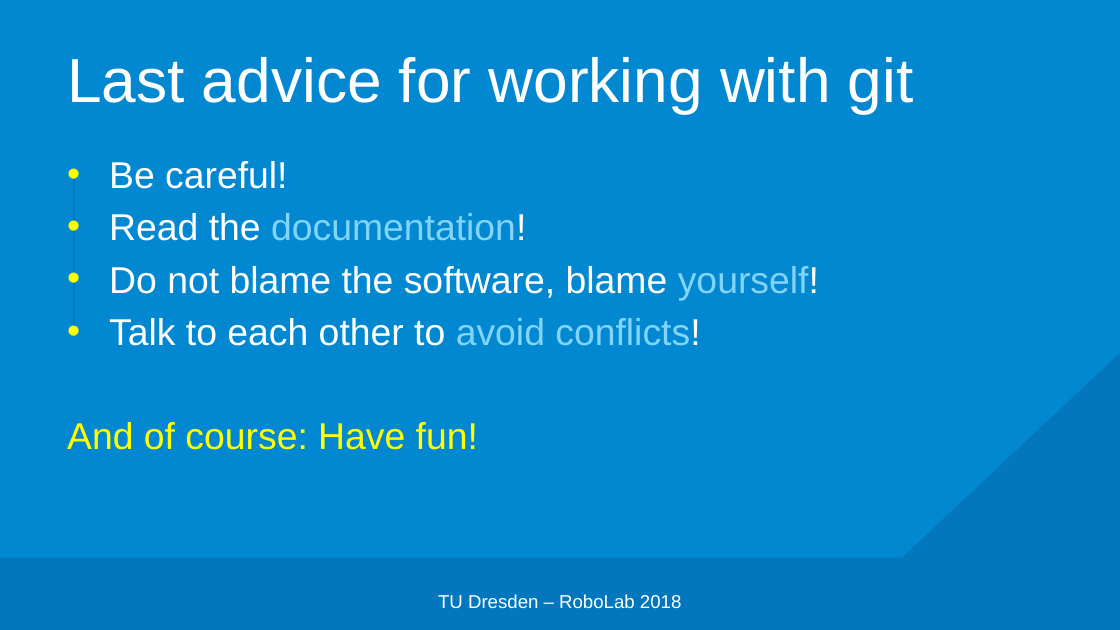
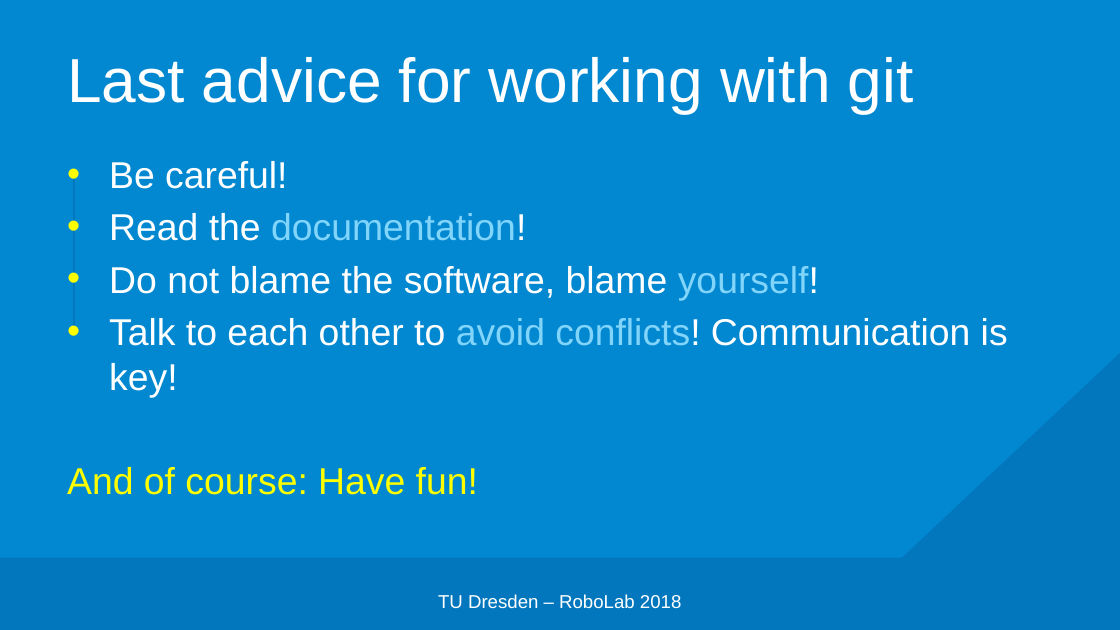
Before and after one commit to edisontrent1337/gitslides, a slide deck: slide 50 of Git-robolab-lab.pptx. Drawn at 1120x630 pixels with LibreOffice and Linux fonts; fonts in the diff are those of the drawing; background and template pictures are left out. Boxes give left, top, right and bottom in pixels: in the first picture for what was removed or moved away, otherwise in the second. Text is boxed around its words. In the diff, an @@ line names an element or a change of style, - is before the commit and + after.

```diff
--- a/Git-robolab-lab.pptx
+++ b/Git-robolab-lab.pptx
@@ text at [109,318,1008,397]: text changed @@
-• Talk to each other to avoid conflicts!
+• Talk to each other to avoid conflicts! Communication is key!
```
Also in this commit, not shown: 16 other slides changed, 1 other file.
